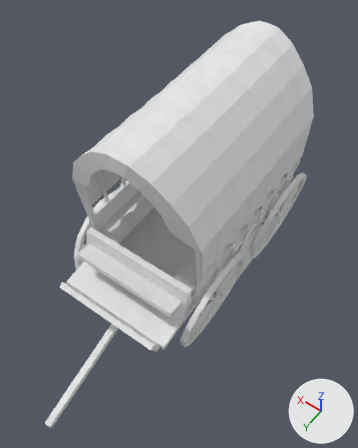
An edit to the FBX model Unity/ProjectDungeonCrawler/Assets/PDCAssets/3D Assets/All Props/Set Props/DressingProps/SPROP_Cart_001/SPROP_Cart_001.fbx, drawn before and after from the same camera.
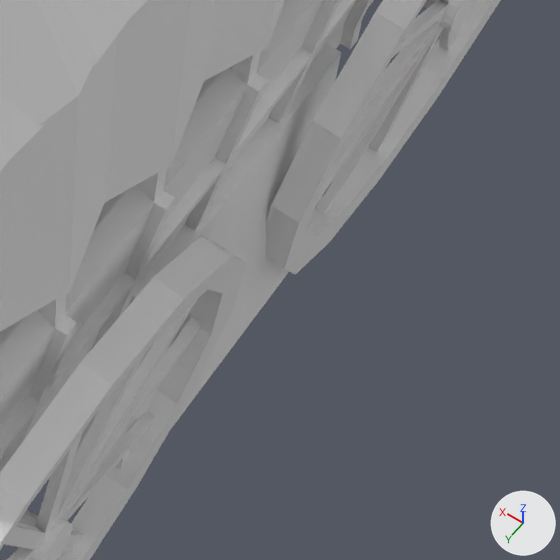
The first picture shows the older version from a camera (50 mm lens) standing at (-2.95, 4.68, 8.02) and looking at (-0.22, 0.85, 2.0). The close-ups show both versions on the part from 58% to 83% of the width and 48% to 67% of the height of that picture; other places that the commit changed are outside them. The axes (+X, +Y, +Z) are drawn at lower right. The lights are the same throughout. Where no turn or scale is listed for an object, it has been applied to the vertices.

Script lines for the objects in view, before the commit:
```python
me_cube = bpy.data.meshes.new('Cube')
me_cube.from_pydata(...)  # a box spanning x -0.5..0.5, y -0.5..0.5, z -0.5..0.5
me_cube.materials.append(mat_material)  # white #e7e7e7
me_cube_001 = bpy.data.meshes.new('Cube.001')
me_cube_001.from_pydata(...)  # 1676 vertices, 1479 faces; spans x -1.24..1.24, y -1.98..4.02, z -2.61..1.38
me_cube_001.materials.append(mat_sprop_mat_cart_001)  # white #e7e7e7
me_mesh_001 = bpy.data.meshes.new('Mesh.001')
me_mesh_001.from_pydata(...)  # 187 vertices, 160 faces; spans x -1.09..1.09, y -1.78..1.8, z -1.19..-0.02
me_mesh_001.materials.append(mat_sprop_mat_clothopen_001)  # white #e7e7e7
ob_cube = bpy.data.objects.new('Cube', me_cube)
ob_cube.location = (-0.528, 0.0, 0.723)
ob_sprop_cart_001 = bpy.data.objects.new('SPROP_Cart_001', me_cube_001)
ob_sprop_cart_001.location = (0.0, 0.0, 2.595)
ob_sprop_clothopen_001 = bpy.data.objects.new('SPROP_ClothOpen_001', me_mesh_001)
ob_sprop_clothopen_001.location = (0.0, 0.0, 3.991)
# also in view: 'SPROP_ClothClosed_001' at (0.0, 0.01, 3.01)
```
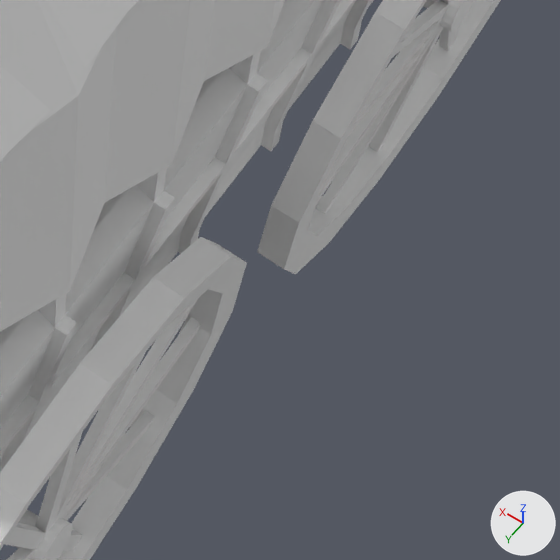
Edits to the bpy script that builds the scene:
```text
Change ob_sprop_clothopen_001:
    ob_sprop_clothopen_001.location: (0.0, 0.0, 3.991) -> (0.0, -0.38, 4.026)
Remove ob_cube:
    ob_cube = bpy.data.objects.new('Cube', me_cube)
    ob_cube.location = (-0.528, 0.0, 0.723)
```

Pixel boxes [x1, y1, x2, y2] of what changed, in the close-ups (560 x 560 px):
'Cube', deleted: before [76, 44, 341, 470]
'SPROP_ClothOpen_001', moved: before [0, 0, 148, 172]; after [0, 0, 139, 162]
